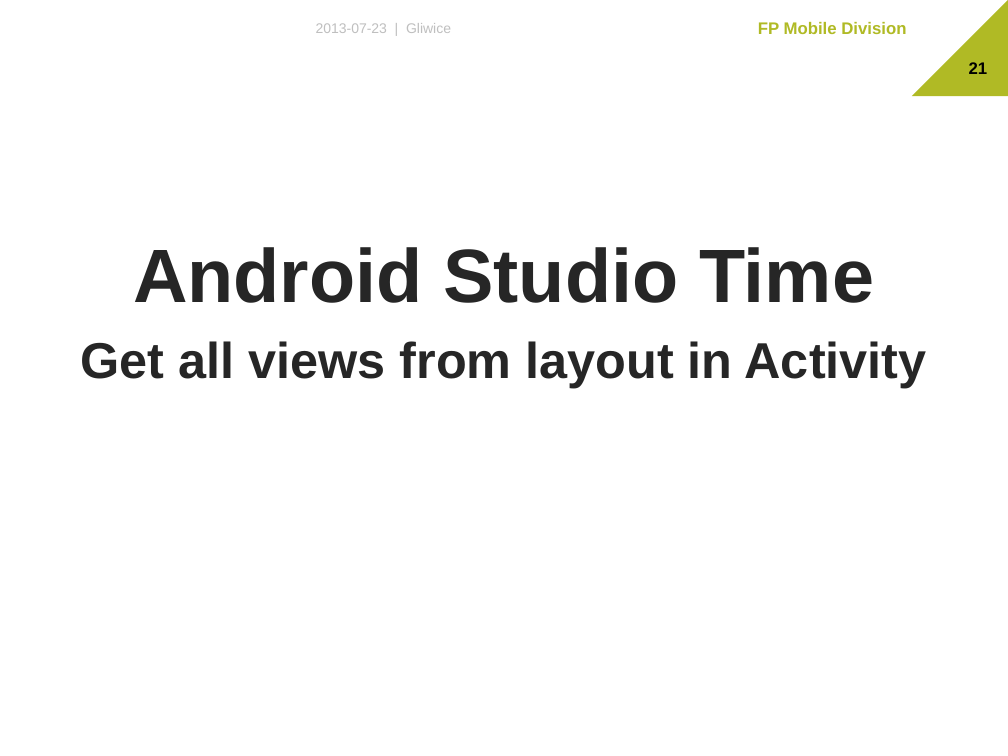
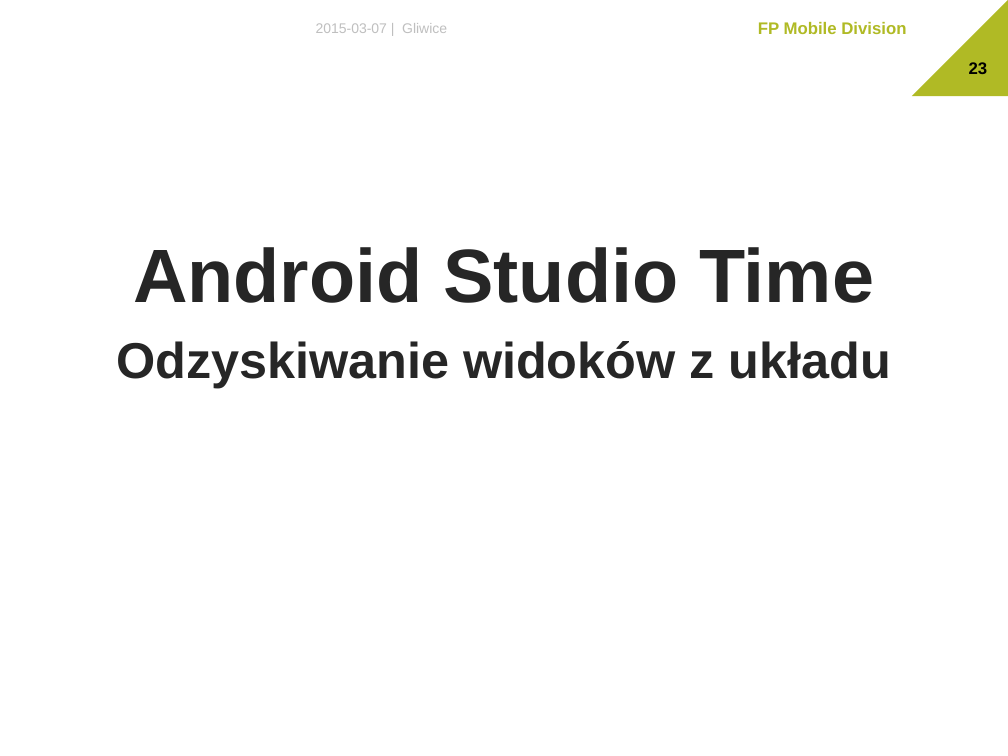
Before and after one commit to The-Lizard-Project/android-basics, a slide deck: slide 23 of Dokumenty/Presentation.pptx (slide 21 before the commit). Drawn at 1008x756 pixels with LibreOffice and Linux fonts; fonts in the diff are those of the drawing; background and template pictures are left out. Boxes give left, top, right and bottom in pixels: in the first picture for what was removed or moved away, otherwise in the second. Text is boxed around its words. In the diff, an @@ line names an element or a change of style, - is before the commit and + after.

```diff
--- a/Dokumenty/Presentation.pptx
+++ b/Dokumenty/Presentation.pptx
@@ text at [316,23,447,33]: text changed @@
-2013-07-23 | Gliwice
+2015-03-07 | Gliwice
@@ page number at [969,62,988,74]: text changed @@
-21
+23
@@ text at [116,341,891,387]: text changed @@
-Get all views from layout in Activity
+Odzyskiwanie widoków z układu
```
Also in this commit, not shown: 28 other slides changed, 10 slides added, 11 slides removed.
